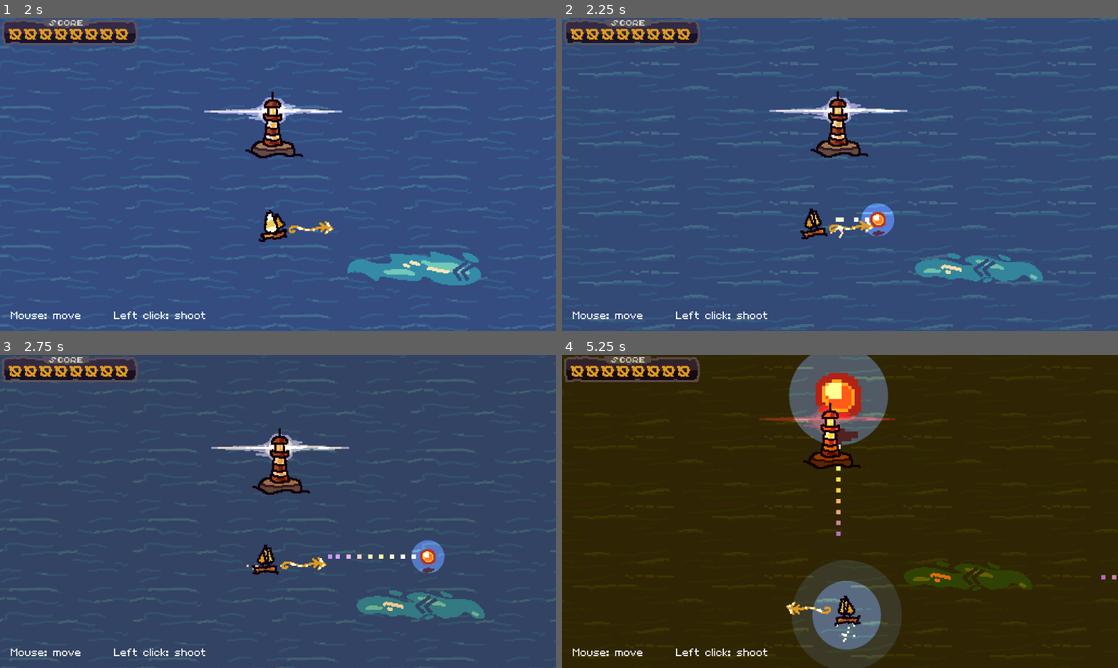
Above: before the commit, frames 1-4 (two rows, left to right).
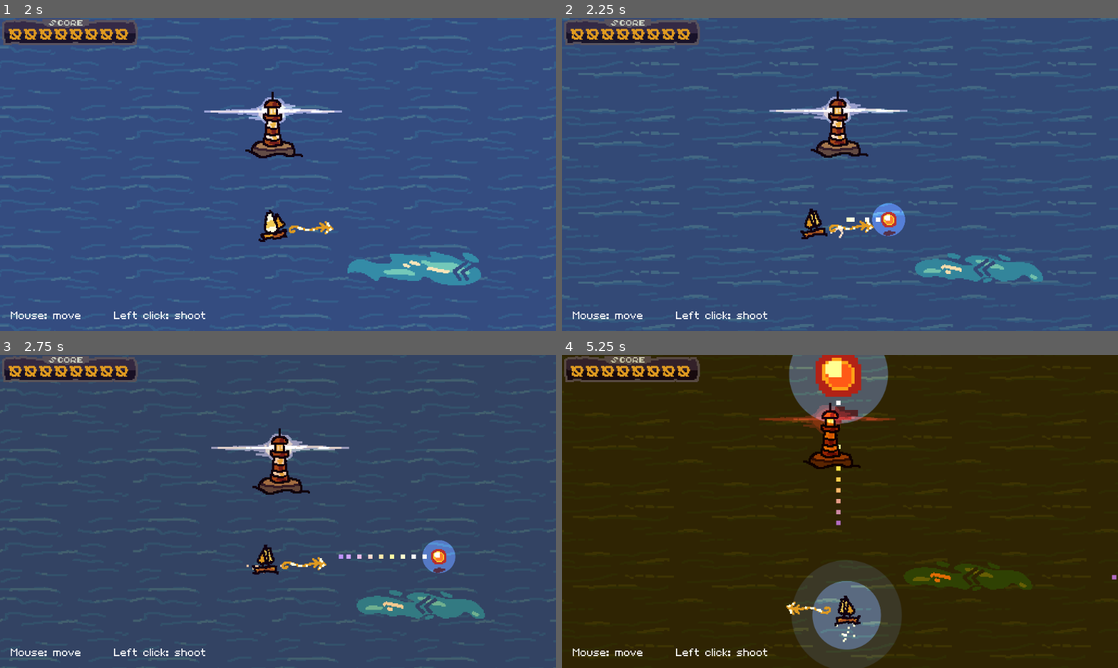
Above: after the commit, the same moments.

Repository: cagibi-dev/lighthouse-keeper
Game: Godot game, scene res://menu/TitleScreen.tscn
The game is run twice, just before and just after one commit, with the same random seed, the same clock (stepped at 60 frames per second) and the same inputs.
Inputs (mouse positions are in pixels of both pictures, inside the frame that each line leads up to):
- Up to frame 1 (2 s): click "Play" at 0.5 s; click "> Click here to skip <" at 1.25 s
- Up to frame 2 (2.25 s): tap Enter (ui_accept) at 2 s; move the mouse to (962, 158) at 2.02 s; hold Right (move_right) from 2.03 s (still down); hold Space (shoot) from 2.03 s (still down); click (962, 158) at 2.17 s
- Up to frame 3 (2.75 s): keep holding Right (move_right); keep holding Space (shoot); tap Enter (ui_accept) at 2.27 s
- Up to frame 4 (5.25 s): move the mouse to (728, 527) at 2.77 s; release Right (move_right) at 2.78 s; release Space (shoot) at 2.78 s; hold Down (move_down) 2.78-3.53 s; tap Space (shoot) at 2.85, 4.35 s; tap Enter (ui_accept) at 3.02, 4.52 s; move the mouse to (895, 442) at 3.52 s; hold Right (move_right) 3.53-4.28 s; hold Space (shoot) 3.53-4.28 s; move the mouse to (812, 574) at 4.27 s; hold Up (move_up) 4.28-5.03 s; click (812, 574) at 4.42 s; move the mouse to (1006, 558) at 5.02 s; hold Left (move_left) from 5.03 s (still down); hold Space (shoot) from 5.03 s (still down)

Frame 1 is identical in both runs. In frame 2, 0.6% of the frame differs, in the area x 49-62%, y 59-70%; in frame 3, 0.7%; in frame 4, 3.0%, in the area x 40-100%, y 0-72%.

Commit message:
Pause game when unfocused & difficulty tweaks

Diff:
--- a/world/World.gd
+++ b/world/World.gd
@@ -8,18 +8,21 @@
 
 func _ready():
 	Globals.score = 0
-	yield(get_tree().create_timer(5.0), "timeout")
+	yield(get_tree().create_timer(6.0), "timeout")
 	Globals.message = "Bigger bullets: aim through lighthouse\nFOR EMERGENCY USE ONLY"
 
 func _physics_process(_delta):
 	if has_node("LightHouse") and has_node("Player"):
 		$Camera2D.position = (2*$LightHouse.position + $Player.position)/3
 
-	#if int($HUD/UI/Score.text) != Globals.score:
-	#	$HUD/UI/Score.text = str(1000000+Globals.score).substr(1)
-
 	if Globals.message != $HUD/UI/Instructions.text:
 		$HUD/UI/Instructions.text = Globals.message
+
+	if not OS.is_window_focused():
+		$Pause/Menu.show()
+		get_tree().paused = true
+		$Pause/Menu/Rows/Resume.grab_focus()
+
 
 func _input(event):
 	if event.is_action_pressed("ui_cancel"):
@@ -30,7 +33,7 @@
 func _on_Player_shoot(pos, vel, bullet):
 	var my_bullet = bullet.instance()
 	add_child(my_bullet)
-	my_bullet.global_position = pos
+	my_bullet.global_position = pos + 10*vel.normalized()
 	my_bullet.velocity = vel
 
 
@@ -49,8 +52,8 @@
 
 
 func _on_PirateSpawner_timeout():
-	if $PirateSpawner.wait_time > 1:
-		$PirateSpawner.wait_time *= 0.985
+	if $PirateSpawner.wait_time > 0.8:
+		$PirateSpawner.wait_time *= 0.986
 	if has_node("LightHouse"):
 		var my_pirate: Node2D
 		if randi()%20 == 0:
